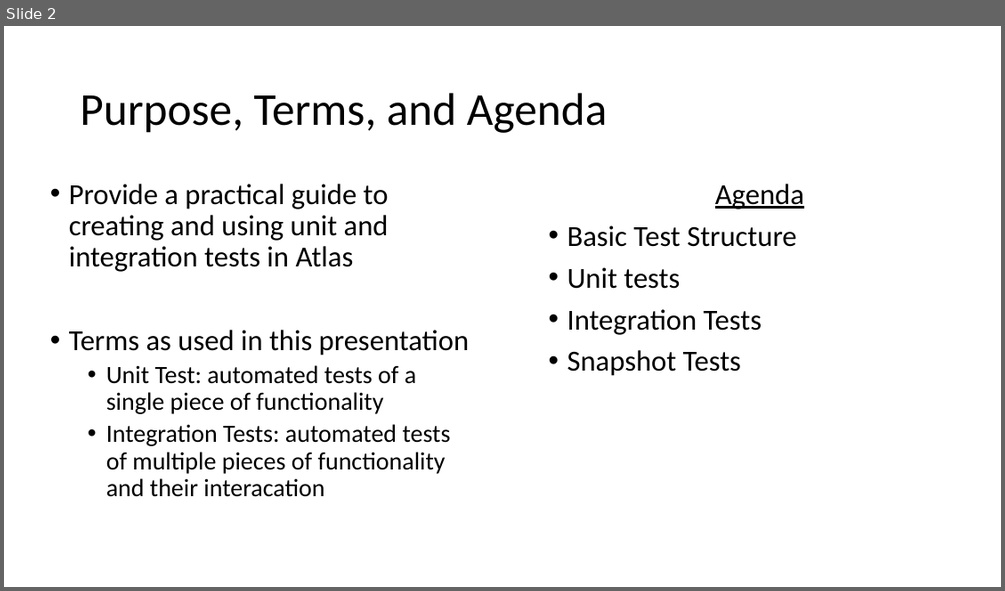
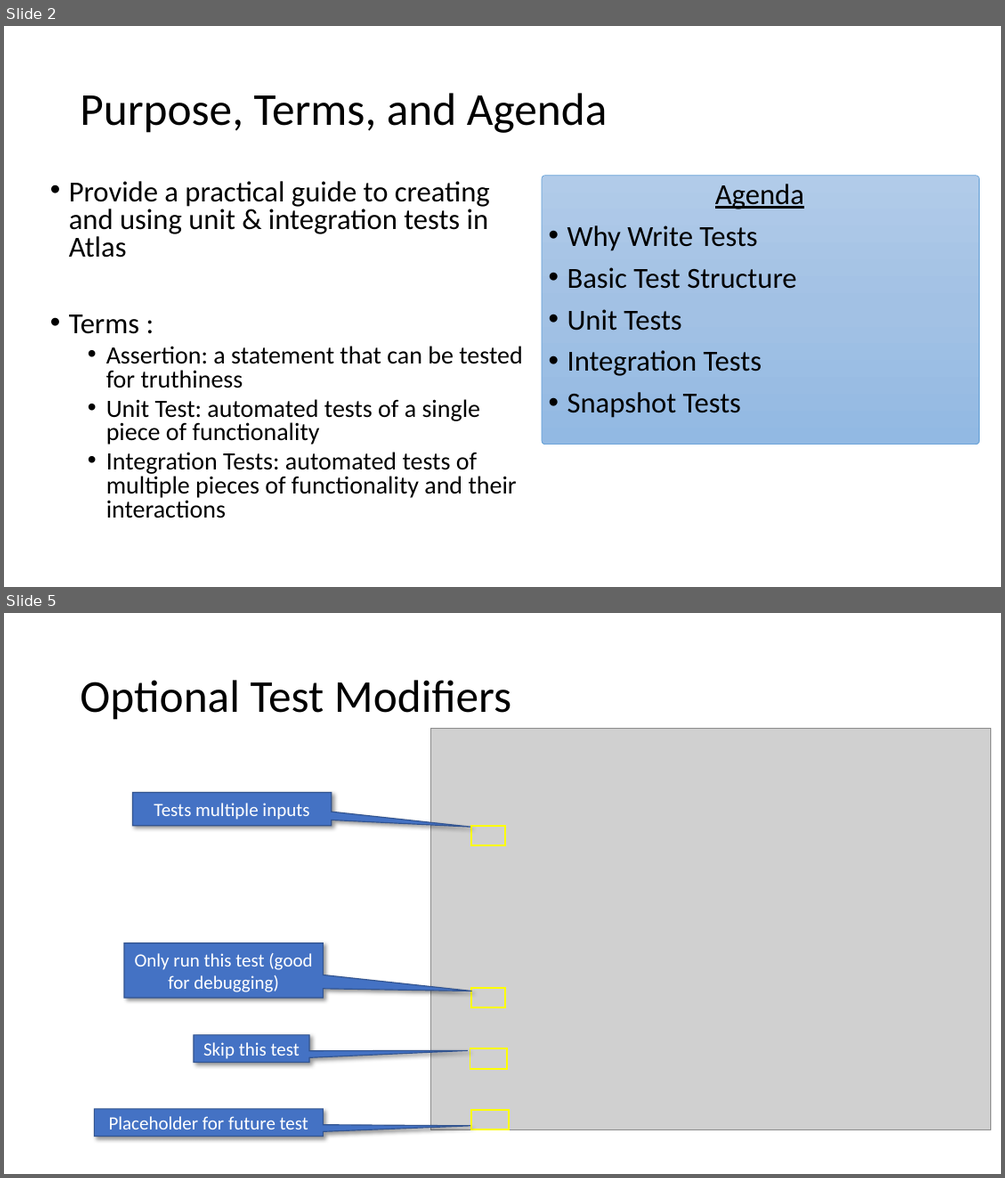
Before and after one commit to reggie3/testing-examples, a slide deck: TestingPresentation.pptx. Shown one above the other, each under a label of ours: slide 2 before the commit, slides 2 and 5 after it; the slides between them are not shown. The pictures are 1005x591 and 1005x1178 pixels, drawn with LibreOffice and Linux fonts; fonts in the diff are those of the drawing; grey boxes stand for pictures. Boxes give left, top, right and bottom in pixels: in the first picture for what was removed or moved away, otherwise in the second. Text is boxed around its words. In the diff, an @@ line names an element or a change of style, - is before the commit and + after.

```diff
--- a/TestingPresentation.pptx
+++ b/TestingPresentation.pptx
@@ slide 5 added at [4,613,1001,1174], background #FFFFFF @@
@@ title added at [80,680,511,720], 44 pt, text #000000 @@
+Optional Test Modifiers
@@ picture added at [430,728,991,1130] @@
@@ speech box added at [133,793,332,826], fill #4472C4, outline #325491 1 pt, 18 pt, text #FFFFFF @@
+Tests multiple inputs
@@ rectangle added at [471,826,505,845], outline #FFFF00 1.5 pt @@
@@ speech box added at [124,943,324,997], fill #4472C4, outline #325491 1 pt, 18 pt, text #FFFFFF @@
+Only run this test (good for debugging)
@@ rectangle added at [471,988,505,1008], outline #FFFF00 1.5 pt @@
@@ speech box added at [194,1035,310,1062], fill #4472C4, outline #325491 1 pt, 18 pt, text #FFFFFF @@
+Skip this test
@@ rectangle added at [469,1048,507,1069], outline #FFFF00 1.5 pt @@
@@ speech box added at [95,1109,324,1135], fill #4472C4, outline #325491 1 pt, 18 pt, text #FFFFFF @@
+Placeholder for future test
@@ rectangle added at [471,1110,508,1130], outline #FFFF00 1.5 pt @@
@@ slide 2 changed as well @@
@@ text at [69,181,522,388]: text changed @@
-• Provide a practical guide to creating and using unit and integration tests in Atlas
-• Terms as used in this presentation
+• Provide a practical guide to creating and using unit & integration tests in Atlas
+• Terms :
+  • Assertion: a statement that can be tested for truthiness
@@ rounded rectangle added at [542,176,979,444], fill gradient #B1CBE9 to #A3C1E5 to #93B9E4, outline #5B9BD5 0.5 pt @@
@@ text at [567,225,757,251]: paragraph added @@
+• Why Write Tests
@@ text at [567,309,681,330]: text changed @@
-• Unit tests
+• Unit Tests
@@ text at [106,399,481,444]: line spacing 0.9 to 0.8 @@
@@ text at [106,451,517,518]: text changed @@
-  • Integration Tests: automated tests of multiple pieces of functionality and their interacation
+  • Integration Tests: automated tests of multiple pieces of functionality and their interactions
```
Also in this commit, not shown: 3 other slides changed, 14 other slides added, 1 slide removed, 11 other files.
